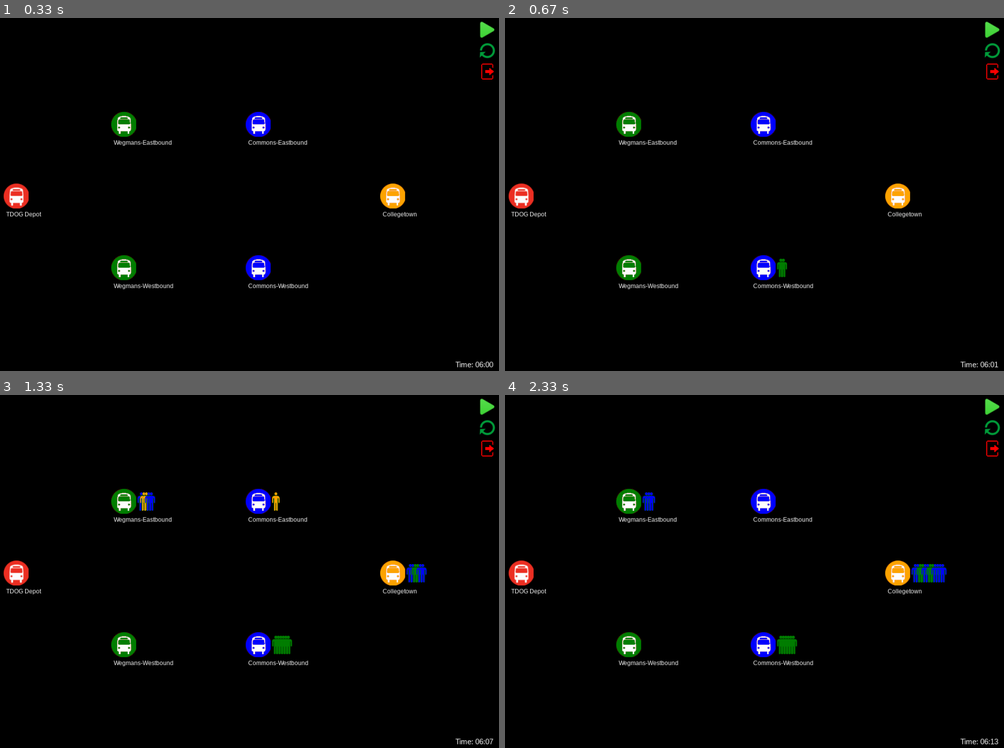
Above: before the commit, frames 1-4 (two rows, left to right).
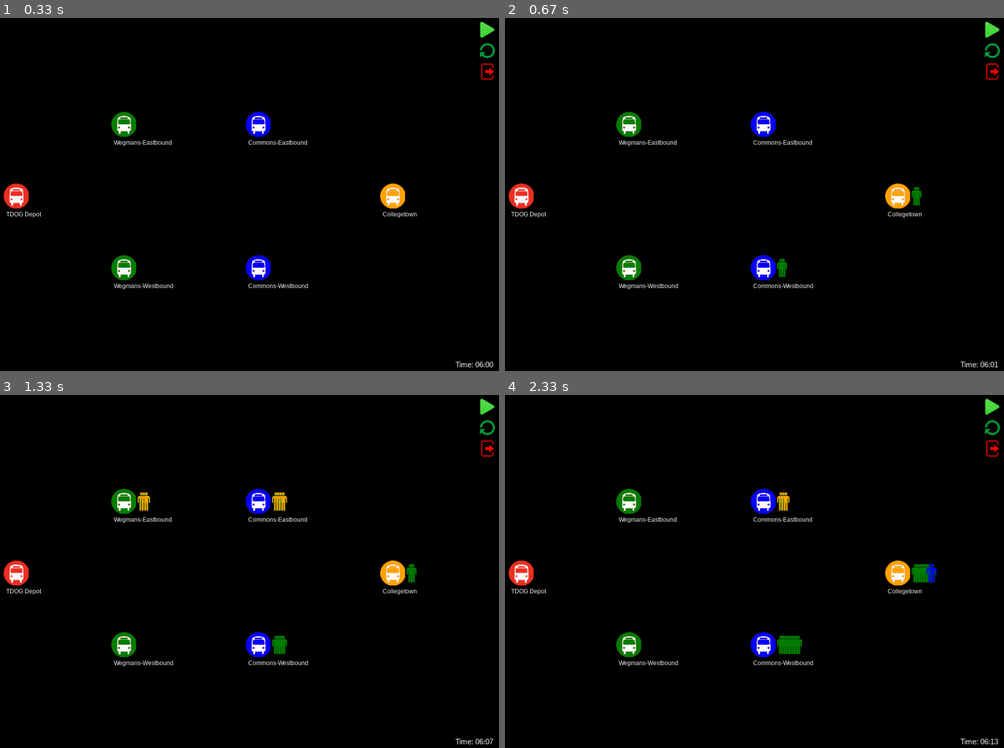
Above: after the commit, the same moments.

Repository: yujiakimoto/PySimio
Game: pygame game, started from animation.py
Same seed, same stepped clock (60 frames per second), same inputs: the game is played once before the commit and once after it.
Inputs (mouse positions are in pixels of both pictures, inside the frame that each line leads up to):
- Up to frame 1 (0.33 s): no input
- Up to frame 2 (0.67 s): click (994, 28) at 0.38 s
- Up to frame 3 (1.33 s): no input
- Up to frame 4 (2.33 s): no input

Frame 1 is identical in both runs. In frame 2, less than 0.1% of the frame differs, in the area x 81-84%, y 47-54%; in frame 3, 0.4%; in frame 4, 0.6%, in the area x 27-89%, y 27-74%.

Commit message:
Updated reset()

Diff:
--- a/animation.py
+++ b/animation.py
@@ -5,18 +5,7 @@
 from pySimio import *
 
 
-def create_map(buses_per_route=(7, 0, 0), arrival_times=None, arrival_rate=5, time=18*60):
-
-    if arrival_times is None:
-        weg_e_com_e = list(np.cumsum(np.random.exponential(arrival_rate, int(time/arrival_rate))))
-        weg_e_ctown = list(np.cumsum(np.random.exponential(arrival_rate, int(time/arrival_rate))))
-        com_e_ctown = list(np.cumsum(np.random.exponential(arrival_rate, int(time/arrival_rate))))
-        ctown_com_w = list(np.cumsum(np.random.exponential(arrival_rate, int(time/arrival_rate))))
-        ctown_weg_w = list(np.cumsum(np.random.exponential(arrival_rate, int(time/arrival_rate))))
-        com_w_weg_w = list(np.cumsum(np.random.exponential(arrival_rate, int(time/arrival_rate))))
-
-    else:
-        weg_e_com_e, weg_e_ctown, com_e_ctown, ctown_com_w, ctown_weg_w, com_w_weg_w = arrival_times
+def create_map(buses_per_route=(7, 0, 0), lmbda=5):
 
     # create BusStop objects
     depot = BusStop('TDOG Depot')
@@ -26,11 +15,11 @@
     com_west = BusStop('Commons-Westbound')
     ctown = BusStop('Collegetown')
 
-    # feed arrival time data to each bus stop
-    weg_east.add_data({com_east: weg_e_com_e, ctown: weg_e_ctown})
-    com_east.add_data({ctown: com_e_ctown})
-    com_west.add_data({weg_west: com_w_weg_w})
-    ctown.add_data({com_west: ctown_com_w, weg_west: ctown_weg_w})
+    # feed inter-arrival time data to each bus stop
+    weg_east.add_data({com_east: lmbda, ctown: lmbda})
+    com_east.add_data({ctown: lmbda})
+    com_west.add_data({weg_west: lmbda})
+    ctown.add_data({com_west: lmbda, weg_west: lmbda})
 
     # create a Route object for each of the 3 routes
     route1 = Route([depot, weg_east, com_east, ctown, com_west, weg_west, depot], [0.5, 2, 2, 2, 2, 0.5], 1)
@@ -49,8 +38,7 @@
 
     return Map([route1, route2, route3], bus_list,
                {'TDOG Depot': depot, 'Wegmans-Eastbound': weg_east, 'Wegmans-Westbound': weg_west,
-                'Commons-Eastbound': com_east, 'Commons-Westbound': com_west, 'Collegetown': ctown},
-               arrival_rate=arrival_rate)
+                'Commons-Eastbound': com_east, 'Commons-Westbound': com_west, 'Collegetown': ctown},)
 
 
 def make_button(picture, coords, surface):
@@ -120,5 +108,5 @@
         pygame.display.flip()
 
 if __name__ == "__main__":
-    ithaca = create_map()
-    animate(ithaca, 6*60)
+    ithaca = create_map(buses_per_route=(7, 0, 0), lmbda=5)
+    animate(ithaca, 120)
--- a/pySimio.py
+++ b/pySimio.py
@@ -17,15 +17,13 @@
 
 
 class Map:
-    def __init__(self, routes, buses, bus_stops, name='Ithaca', arrival_rate=5):
+    def __init__(self, routes, buses, bus_stops, name='Ithaca'):
         self.name = name                    # name of this map
         self.routes = routes                # list of Route objects that the map provides
         self.buses = buses                  # list of Bus objects in this map
         self.bus_stops = bus_stops          # list of BusStop objects
         self.event_queue = []               # an event queue to manage discrete simulation
         self.prev_time = 0                  # keep track of previous event time
-        self.arrival_rate = arrival_rate    # arrival rate to bus stops (used to generate new data)
-        self.max_time = 0                   # length of time to simulate map (used to generate new data)
 
     def simulate(self, max_time, debug=False, animate=False, **settings):
         """Run simulation of this map
@@ -44,14 +42,12 @@
             self.event_queue.append(Event(27*i/7, bus, self.bus_stops['TDOG Depot'], 'departure'))
 
         # draw bus stop
-        if animate:
-            for bus_stop in self.bus_stops.values():
+        for bus_stop in self.bus_stops.values():
+            bus_stop.generate_data(max_time)
+            if animate:
                 bus_stop.add_animation(settings['surface'], settings['coordinates'][bus_stop.name])
-            for bus in self.buses:
-                pass
 
         # main loop
-        self.max_time = max_time
         while time < max_time:
             if debug:                                                       # wait for user input to proceed
                 input()
@@ -164,7 +160,7 @@
             bus.reset()
         # reset the stats for each bus stop
         for bus_stop in self.bus_stops.values():
-            bus_stop.reset(self.max_time, replicate=replicate, arrival_rate=self.arrival_rate)
+            bus_stop.reset()
             if bus_stop.animate:
                 bus_stop.update(0)
 
@@ -336,8 +332,8 @@
         self.name = name            # name of bus stop
         self.num_waiting = 0        # bus stop starts with nobody waiting
         self.people_waiting = []    # list of people waiting at this stop; initially empty
+        self.inter_arrivals = {}    # dict of inter-arrival times (key:destination, value: avg. inter-arrival time)
         self.times = {}             # dict of arrival times (key:destination, value:list of times)
-        self.initial_times = {}     # dict of arrival times (used to reset)
 
         self.prev_num_waiting = 0   # used in animation to remove old images
         self.animate = False        # whether or not to generate animation
@@ -348,10 +344,15 @@
         self.waiting_time = {}      # destination(str) -> waiting time
         self.num_getoff = {}        # destination(str) -> number of people used this path
 
-    def add_data(self, times):
+    def add_data(self, inter_arrivals):
         """Record all arrival times to this bus stop as a dict (key: destination, value: list of times)"""
-        self.times = times
-        self.initial_times = times.copy()
+        self.inter_arrivals = inter_arrivals
+
+    def generate_data(self, max_time):
+        # TODO: generate with non-constant arrival rate
+        for stop in self.inter_arrivals.keys():
+            lmbda = self.inter_arrivals[stop]
+            self.times[stop] = list(np.cumsum(np.random.exponential(lmbda, int(max_time/lmbda))))
 
     def add_animation(self, surface, coords):
         """Set animation attributes
@@ -412,15 +413,9 @@
             # sleep(0.01)              # controls speed of animation
             pygame.display.flip()      # update display
 
-    def reset(self, max_time, replicate=False, arrival_rate=None):
+    def reset(self):
         """Reset map to initial (or newly generated) settings"""
-        assert(max_time > 0), "Cannot reset unless simulation has been run"
         self.people_waiting = []
-        if replicate:
-            self.times = self.initial_times.copy()
-        else:
-            for key in self.times.keys():
-                self.times[key] = list(np.cumsum(np.random.exponential(arrival_rate, int(max_time/arrival_rate))))
         self.avg_num_waiting = 0
         self.waiting_time = {}
         self.num_getoff = {}
